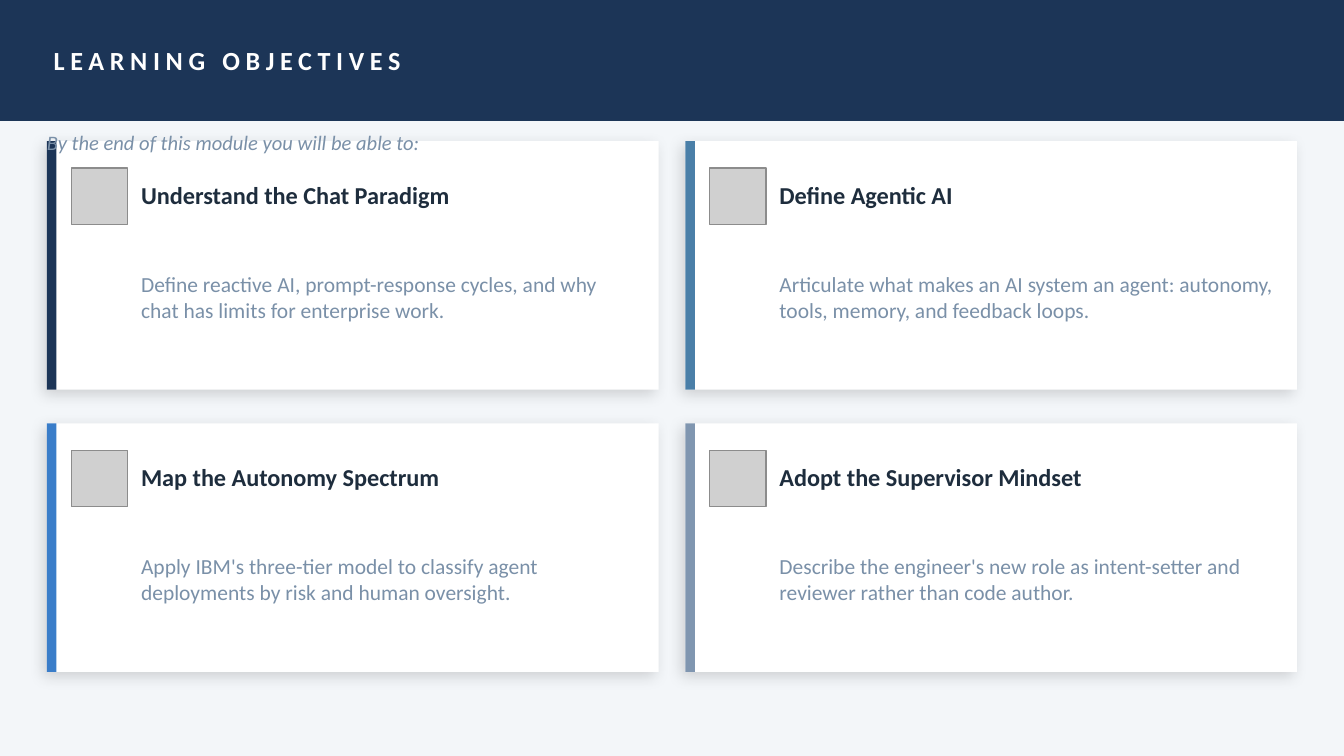
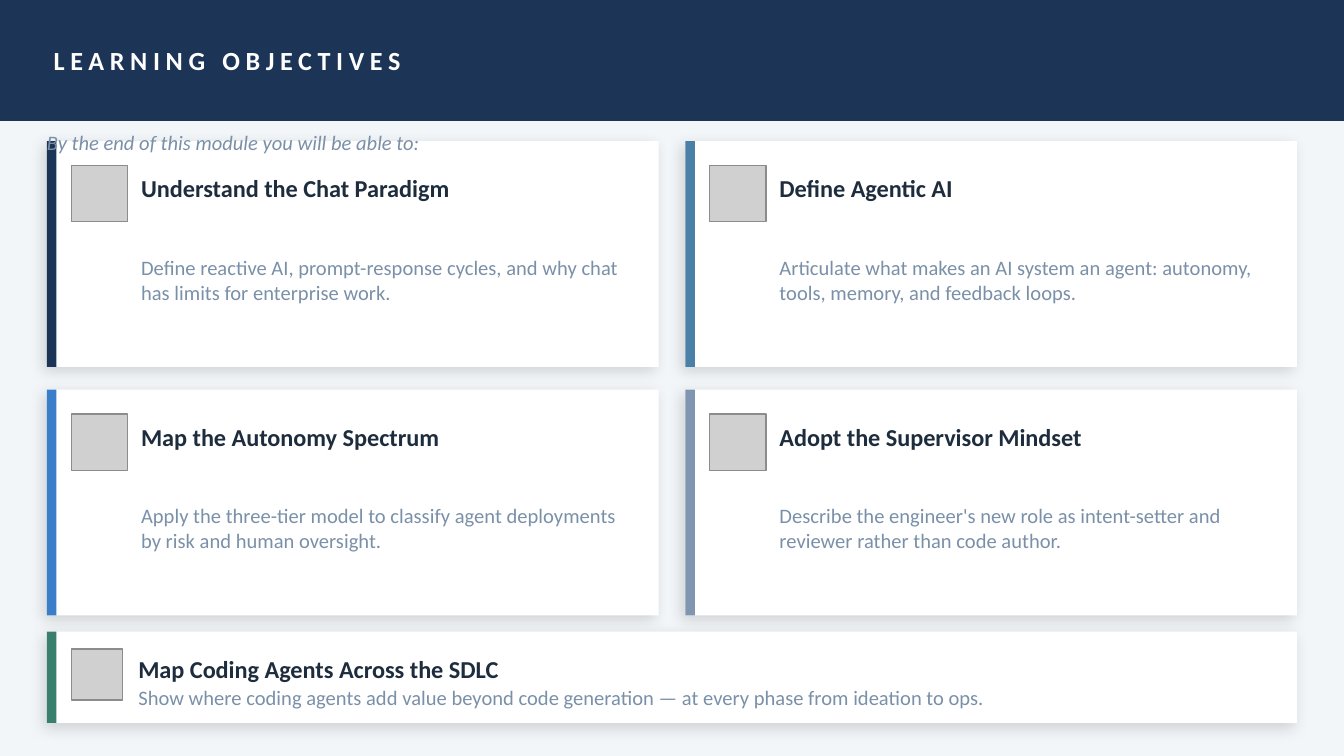
Before and after one commit to stainedhead/agentic-dev-training, a slide deck: slide 2 of slides/Module_01_Chat_vs_Agents_v2.pptx. Drawn at 1344x756 pixels with LibreOffice and Linux fonts; fonts in the diff are those of the drawing; grey boxes stand for pictures. Boxes give left, top, right and bottom in pixels: in the first picture for what was removed or moved away, otherwise in the second. Text is boxed around its words. In the diff, an @@ line names an element or a change of style, - is before the commit and + after.

```diff
--- a/slides/Module_01_Chat_vs_Agents_v2.pptx
+++ b/slides/Module_01_Chat_vs_Agents_v2.pptx
@@ rectangle: place and size @@
-rectangle at box(47, 141, 659, 390)
+rectangle at box(47, 141, 659, 367)
@@ rectangle: place and size @@
-rectangle at box(47, 141, 56, 390)
+rectangle at box(47, 141, 56, 367)
@@ rectangle: place and size @@
-rectangle at box(685, 141, 1297, 390)
+rectangle at box(685, 141, 1297, 367)
@@ rectangle: place and size @@
-rectangle at box(685, 141, 695, 390)
+rectangle at box(685, 141, 695, 367)
@@ text "Understand the Chat Paradigm": place and size @@
-text "Understand the Chat Paradigm" at box(141, 187, 450, 208)
+text "Understand the Chat Paradigm" at box(141, 180, 450, 201)
@@ text "Define Agentic AI": place and size @@
-text "Define Agentic AI" at box(779, 187, 952, 208)
+text "Define Agentic AI" at box(779, 180, 952, 201)
@@ text "Define reactive AI, prompt-response cycles, ...": place and size @@
-text "Define reactive AI, prompt-response cycles, ..." at box(141, 277, 596, 322)
+text "Define reactive AI, prompt-response cycles, ..." at box(141, 261, 618, 303)
@@ text "Articulate what makes an AI ...": place and size @@
-text "Articulate what makes an AI ..." at box(779, 277, 1272, 322)
+text "Articulate what makes an AI ..." at box(779, 261, 1251, 304)
@@ rectangle: place and size @@
-rectangle at box(47, 423, 659, 672)
+rectangle at box(47, 390, 659, 616)
@@ rectangle: place and size @@
-rectangle at box(47, 423, 56, 672)
+rectangle at box(47, 390, 56, 616)
@@ picture: place and size @@
-picture at box(71, 450, 128, 507)
+picture at box(71, 414, 128, 470)
@@ text "Map the Autonomy Spectrum": place and size @@
-text "Map the Autonomy Spectrum" at box(141, 469, 439, 490)
+text "Map the Autonomy Spectrum" at box(141, 429, 439, 450)
@@ rectangle: place and size @@
-rectangle at box(685, 423, 1297, 672)
+rectangle at box(685, 390, 1297, 616)
@@ rectangle: place and size @@
-rectangle at box(685, 423, 695, 672)
+rectangle at box(685, 390, 695, 616)
@@ picture: place and size @@
-picture at box(710, 450, 766, 507)
+picture at box(710, 414, 766, 470)
@@ text "Adopt the Supervisor Mindset": place and size @@
-text "Adopt the Supervisor Mindset" at box(779, 469, 1081, 490)
+text "Adopt the Supervisor Mindset" at box(779, 429, 1081, 450)
@@ size 11.5 to 11 pt in 3 elements at box(141, 261, 618, 303), box(779, 261, 1251, 304), box(779, 509, 1220, 548) @@
@@ text "Describe the engineer's new role ...": place and size @@
-text "Describe the engineer's new role ..." at box(779, 559, 1240, 600)
+text "Describe the engineer's new role ..." at box(779, 509, 1220, 548)
@@ text at box(141, 509, 616, 552): text changed; size 11.5 to 11 pt @@
-Apply IBM's three-tier model to classify agent deployments by risk and human oversight.
+Apply the three-tier model to classify agent deployments by risk and human oversight.
@@ rectangle added at box(47, 632, 1297, 723), fill #FFFFFF @@
@@ rectangle added at box(47, 632, 56, 723), fill #3A7E6E @@
@@ picture added at box(71, 649, 122, 700) @@
@@ text added at box(138, 661, 498, 682), 13 pt, text #1E2D3D, bold @@
+Map Coding Agents Across the SDLC
@@ text added at box(138, 691, 984, 709), 11 pt, text #7A90A8 @@
+Show where coding agents add value beyond code generation — at every phase from ideation to ops.
```
Also in this commit, not shown: 1 other slide changed, 4 slides added, 4 slides removed, 15 other files.
